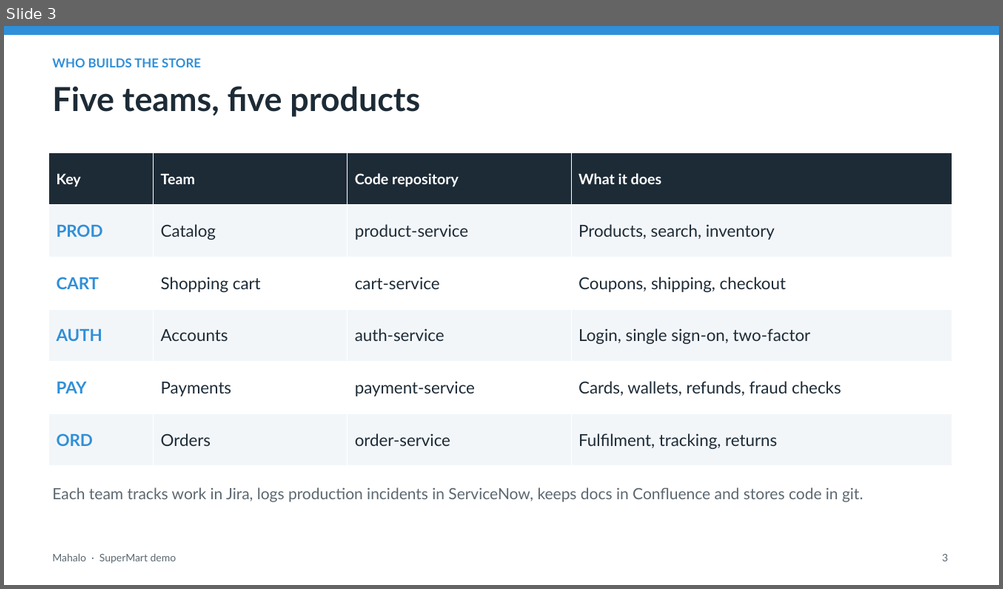
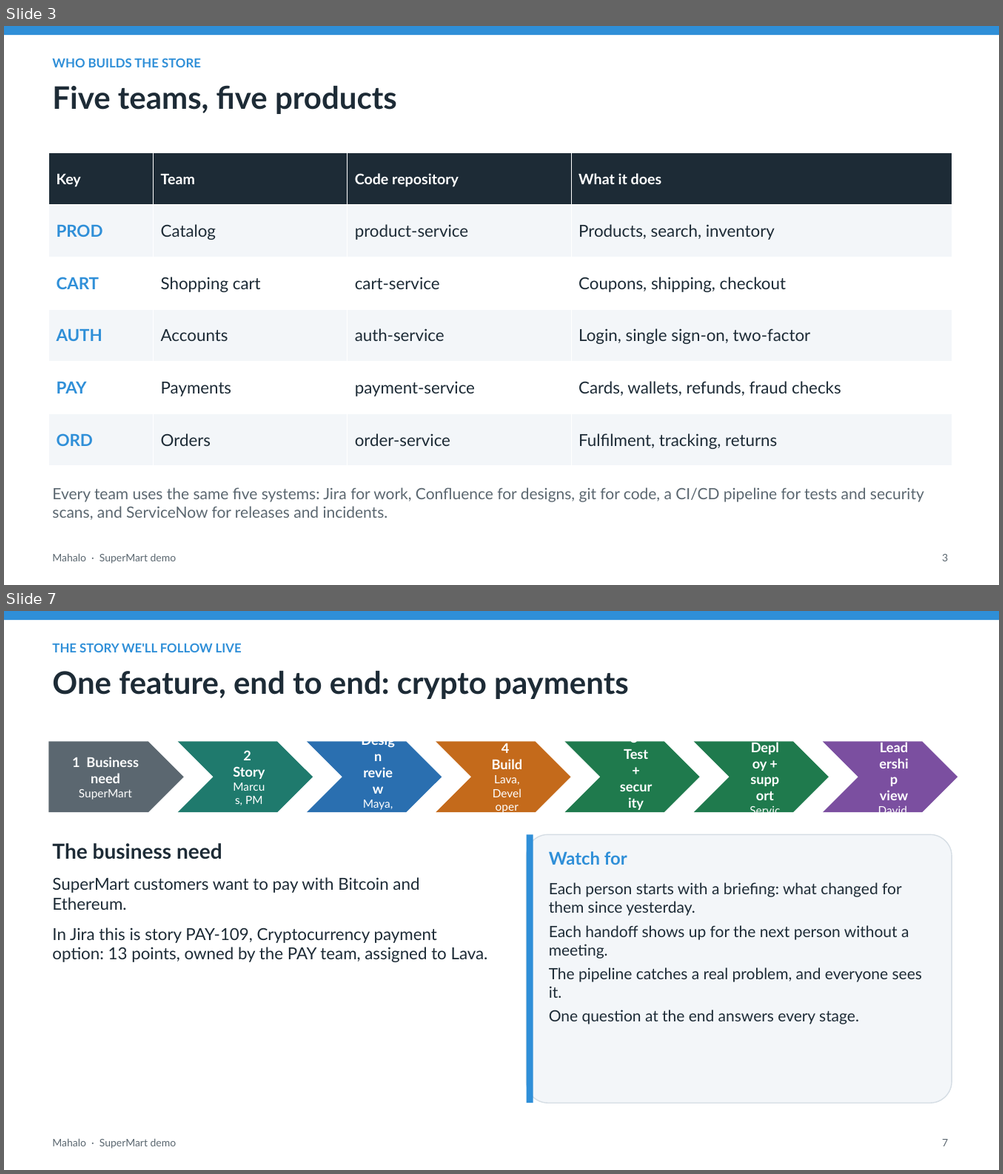
Before and after one commit to tjblavakumar/mahalo-agentcore, a slide deck: docs/Mahalo_SuperMart_Demo.pptx. Shown one above the other, each under a label of ours: slide 3 before the commit, slides 3 and 7 after it; the slides between them are not shown. The pictures are 1003x589 and 1003x1174 pixels, drawn with LibreOffice and Linux fonts; fonts in the diff are those of the drawing. Boxes give left, top, right and bottom in pixels: in the first picture for what was removed or moved away, otherwise in the second. Text is boxed around its words. In the diff, an @@ line names an element or a change of style, - is before the commit and + after.

Commit message:
docs: deck and demo script follow one feature (PAY-109) end to end with all four personas, CI/CD and the login briefing

```diff
--- a/docs/Mahalo_SuperMart_Demo.pptx
+++ b/docs/Mahalo_SuperMart_Demo.pptx
@@ slide 7 added at [4, 611, 999, 1170], background #FFFFFF @@
@@ rectangle added at [4, 611, 999, 620], fill #2F8FD8 @@
@@ text added at [52, 643, 242, 652], 12 pt, text #2F8FD8, bold @@
+THE STORY WE'LL FOLLOW LIVE
@@ text added at [52, 670, 629, 699], 30 pt, text #1D2B36, bold @@
+One feature, end to end: crypto payments
@@ pentagon arrow added at [48, 741, 184, 812], fill #5B6770, 13 pt, text #FFFFFF, bold @@
+1 Business need
+SuperMart
@@ chevron added at [178, 741, 313, 812], fill #1F7A6D, 11 pt, text #FFFFFF @@
+2 Story
+Marcus, PM
@@ chevron added at [307, 741, 442, 812], fill #2A6FB0, 11 pt, text #FFFFFF @@
+3 Design review
+Maya, Architect
@@ chevron added at [436, 741, 571, 812], fill #C46A1B, 11 pt, text #FFFFFF @@
+4 Build
+Lava, Developer
@@ chevron added at [564, 741, 700, 812], fill #1F7A4D, 13 pt, text #FFFFFF, bold @@
+5 Test + security
+CI/CD
@@ chevron added at [694, 741, 828, 812], fill #1F7A4D, 13 pt, text #FFFFFF, bold @@
+6 Deploy + support
+ServiceNow
@@ chevron added at [822, 741, 958, 812], fill #7B4FA0, 13 pt, text #FFFFFF, bold @@
+7 Leadership view
+David, Exec
@@ text added at [52, 843, 488, 963], 16 pt, text #1D2B36 @@
+The business need
+SuperMart customers want to pay with Bitcoin and Ethereum.
+In Jira this is story PAY-109, Cryptocurrency payment option: 13 points, owned by the PAY team, assigned to Lava.
@@ rounded rectangle added at [526, 834, 951, 1103], fill #F3F6F9, outline #D5DDE4 1 pt @@
@@ rectangle added at [526, 834, 533, 1103], fill #2F8FD8 @@
@@ text added at [549, 851, 627, 865], 17 pt, text #2F8FD8, bold @@
+Watch for
@@ text added at [549, 883, 922, 1025], 15 pt, text #1D2B36 @@
+Each person starts with a briefing: what changed for them since yesterday.
+Each handoff shows up for the next person without a meeting.
+The pipeline catches a real problem, and everyone sees it.
+One question at the end answers every stage.
@@ text added at [52, 1139, 176, 1149], 10 pt, text #5B6770 @@
+Mahalo · SuperMart demo
@@ text added at [942, 1139, 948, 1147], 10 pt, text #5B6770 @@
+7
@@ slide 3 changed as well @@
@@ text "Five teams, five products" at [52, 85, 397, 114]: size 32 to 30 pt @@
@@ text at [52, 488, 924, 520]: text changed @@
-Each team tracks work in Jira, logs production incidents in ServiceNow, keeps docs in Confluence and stores code in git.
+Every team uses the same five systems: Jira for work, Confluence for designs, git for code, a CI/CD pipeline for tests and security scans, and ServiceNow for releases and incidents.
```
Also in this commit, not shown: 9 other slides changed, 4 other slides added, 2 slides removed, 5 other files.
